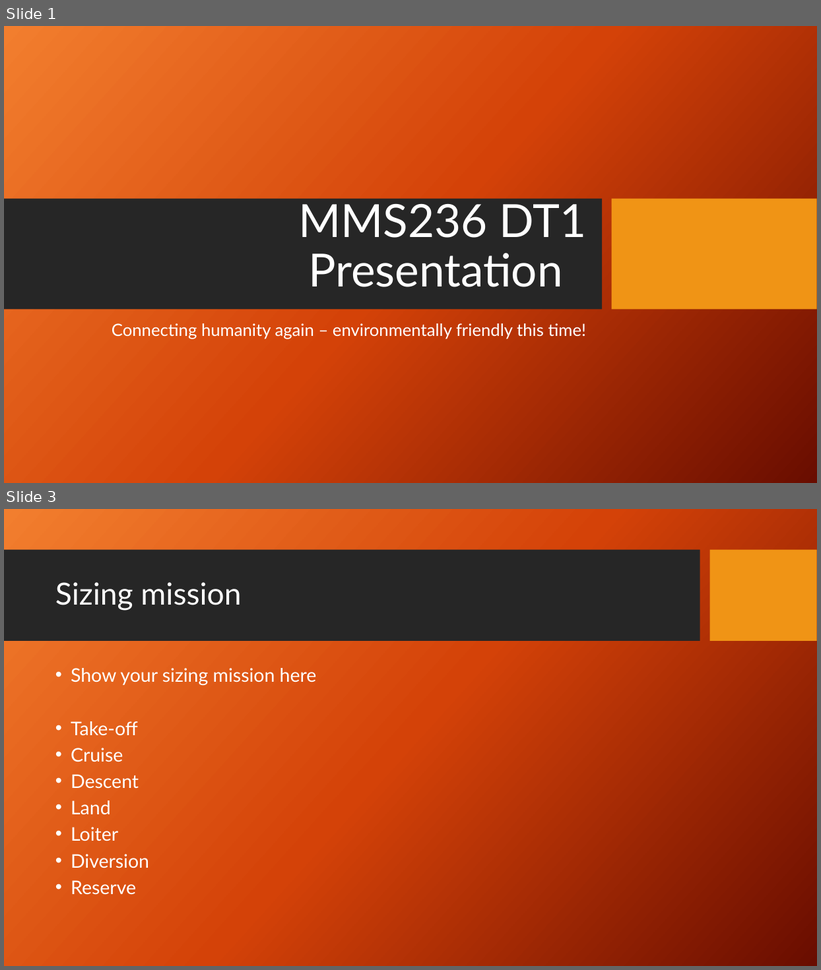
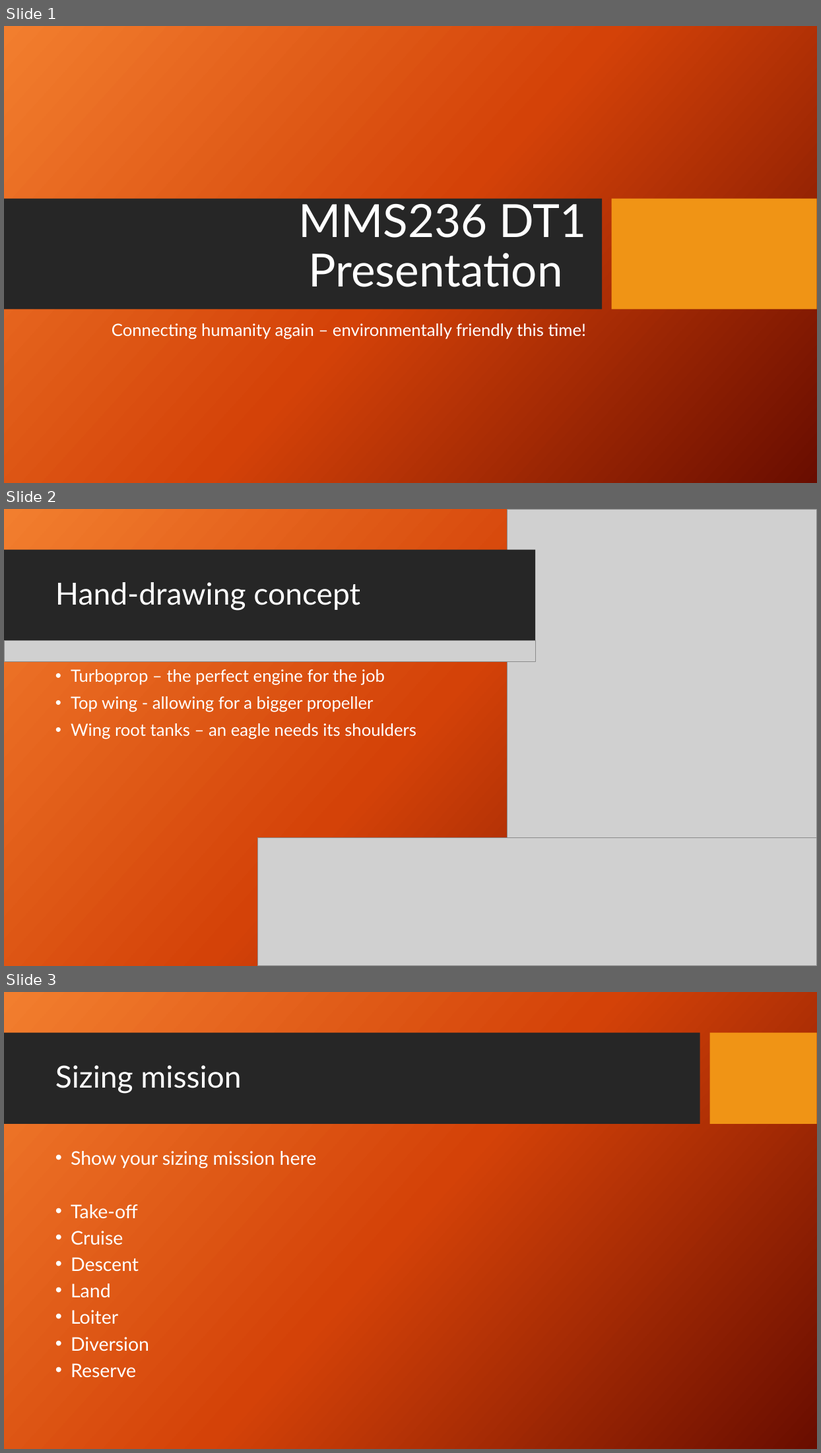
Before and after one commit to IsakLundgren/Aircraft-design-2023, a slide deck: presentations/DT1-presentation.pptx. Shown one above the other, each under a label of ours: slides 1 and 3 before the commit, slides 1, 2 and 3 after it; the slides between them are not shown. The pictures are 821x970 and 821x1453 pixels, drawn with LibreOffice and Linux fonts; fonts in the diff are those of the drawing; grey boxes stand for pictures; background and template pictures are left out. Boxes give left, top, right and bottom in pixels: in the first picture for what was removed or moved away, otherwise in the second. Text is boxed around its words. In the diff, an @@ line names an element or a change of style, - is before the commit and + after.

```diff
--- a/presentations/DT1-presentation.pptx
+++ b/presentations/DT1-presentation.pptx
@@ slide 2 added at [4, 509, 817, 966], background picture (left out); not listed: 2 template elements that a slide beside it also shows @@
@@ rectangle added at [4, 509, 817, 966], fill gradient #F18031 to #D54209 to #6A0D00 @@
@@ picture added at [507, 509, 817, 966] @@
@@ rectangle added at [4, 550, 535, 642], fill #262626 @@
@@ title added at [55, 582, 360, 611], 36 pt, text #FFFFFF @@
+Hand-drawing concept
@@ picture added at [4, 640, 535, 661] @@
@@ text added at [71, 669, 416, 739], 20 pt, text #FFFFFF @@
+• Turboprop – the perfect engine for the job
+• Top wing - allowing for a bigger propeller
+• Wing root tanks – an eagle needs its shoulders
@@ picture added at [257, 838, 817, 966] @@
```
Also in this commit, not shown: 1 other slide added, 2 slides removed, 4 other files.
